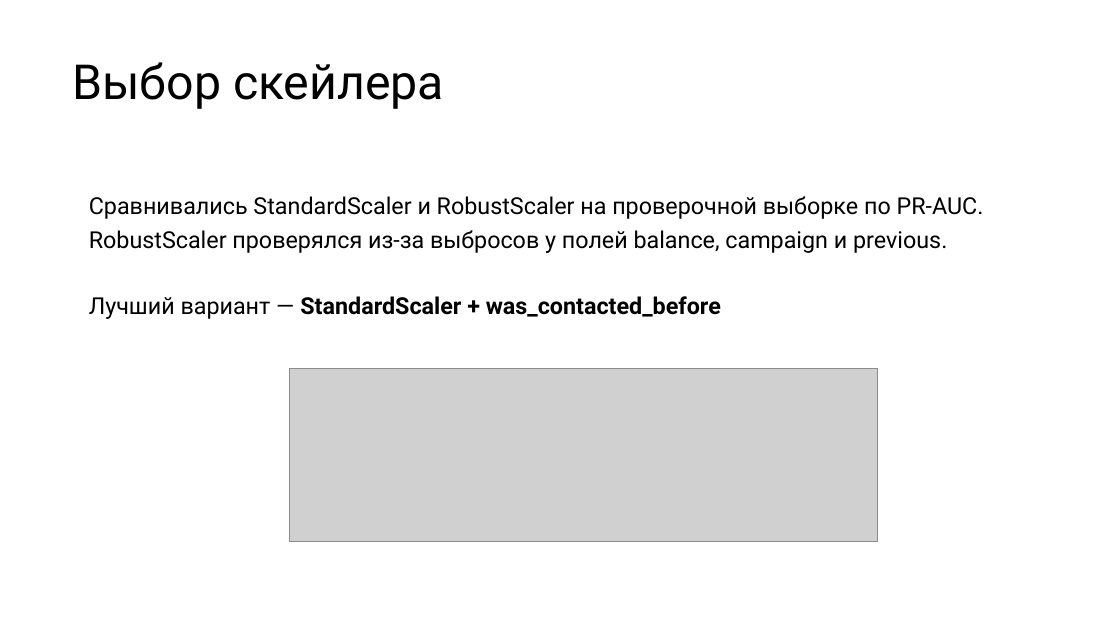
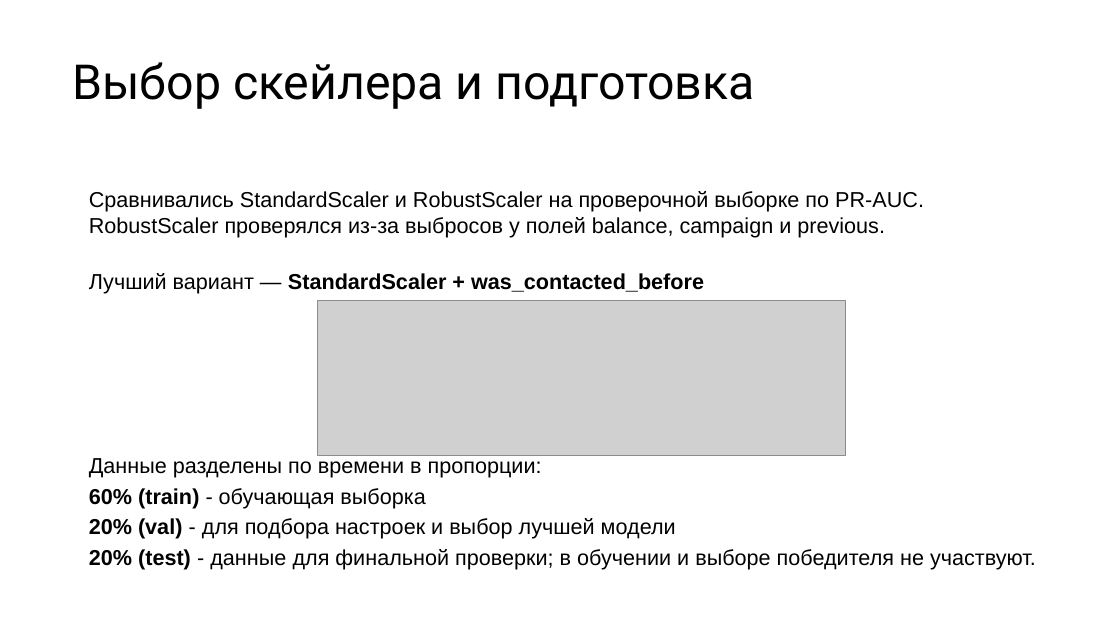
Before and after one commit to PolinaKarcheuskaya/ML-Basic, a slide deck: slide 7 of project/project.pptx. Drawn at 1120x630 pixels with LibreOffice and Linux fonts; fonts in the diff are those of the drawing; grey boxes stand for pictures; background and template pictures are left out. Boxes give left, top, right and bottom in pixels: in the first picture for what was removed or moved away, otherwise in the second. Text is boxed around its words. In the diff, an @@ line names an element or a change of style, - is before the commit and + after.

```diff
--- a/project/project.pptx
+++ b/project/project.pptx
@@ title at [72, 62, 755, 109]: text changed @@
-Выбор скейлера
+Выбор скейлера и подготовка
@@ text at [89, 191, 924, 294]: size 15 to 13.9 pt, font Roboto to Arial in "Сравнивались StandardScaler и RobustScaler на проверочной вы ...", "Лучший вариант — StandardScaler + was_contacted_before"; line spacing 1.2 to 1 @@
@@ picture: place and size @@
-picture at [289, 368, 877, 541]
+picture at [318, 300, 846, 455]
@@ text at [89, 458, 1036, 570]: paragraphs added @@
+Данные разделены по времени в пропорции:
+60% (train) - обучающая выборка
+20% (val) - для подбора настроек и выбор лучшей модели
+20% (test) - данные для финальной проверки; в обучении и выборе победителя не участвуют.
```
Also in this commit, not shown: 2 other slides changed, 4 slides added, 2 slides removed, 1 other file.
